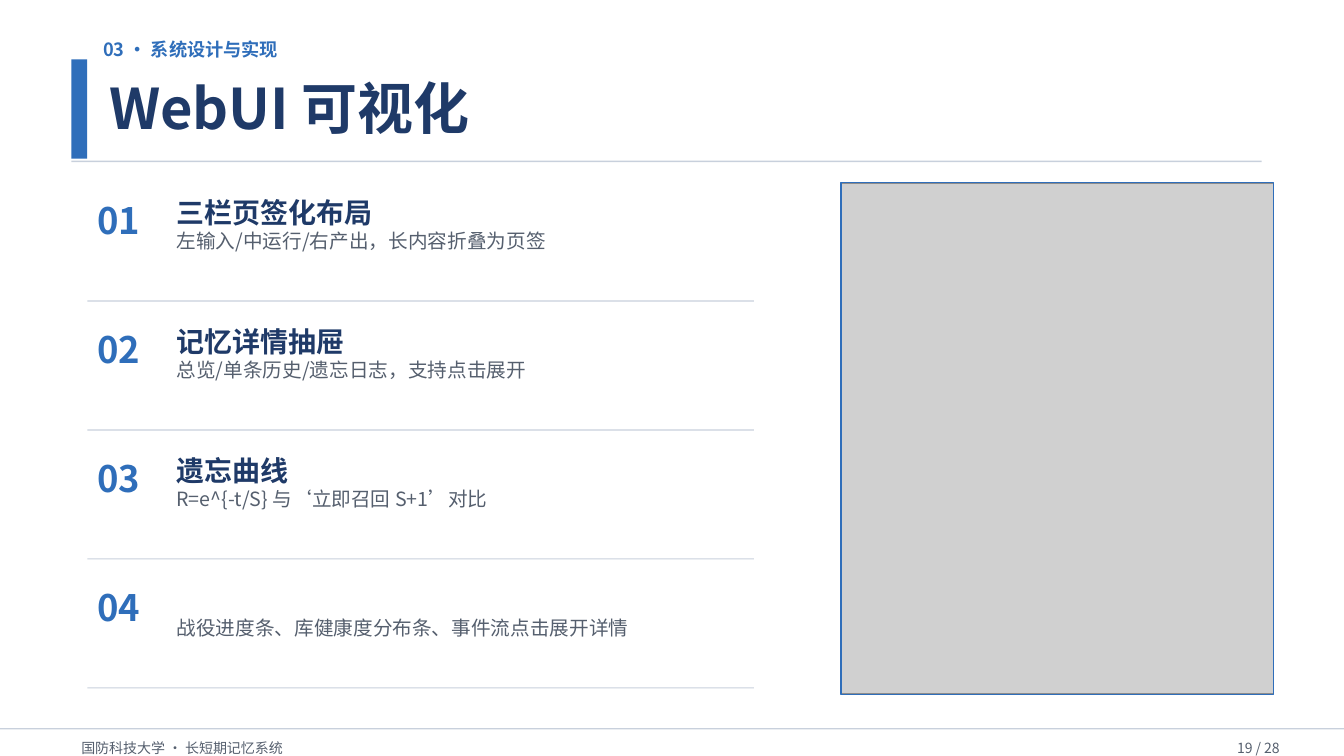
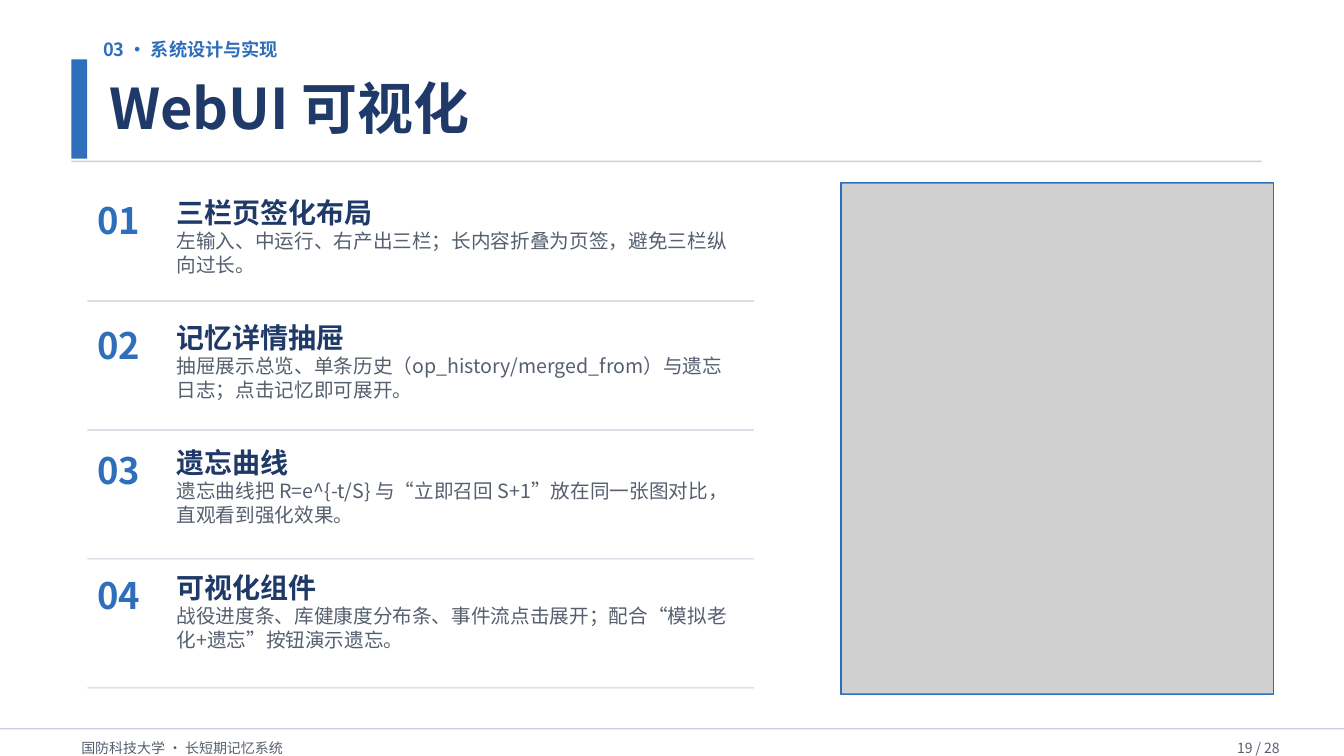
Before and after one commit to Outer-nebula-observer/yz-03, a slide deck: slide 19 of 汇报PPT/最终汇报成果.pptx. Drawn at 1344x756 pixels with LibreOffice and Linux fonts; fonts in the diff are those of the drawing; grey boxes stand for pictures. Boxes give left, top, right and bottom in pixels: in the first picture for what was removed or moved away, otherwise in the second. Text is boxed around its words. In the diff, an @@ line names an element or a change of style, - is before the commit and + after.

```diff
--- a/汇报PPT/最终汇报成果.pptx
+++ b/汇报PPT/最终汇报成果.pptx
@@ text at bbox=[177, 231, 727, 274]: text changed @@
-左输入/中运行/右产出，长内容折叠为页签
+左输入、中运行、右产出三栏；长内容折叠为页签，避免三栏纵向过长。
@@ text "02": place and size @@
-text "02" at bbox=[97, 335, 140, 364]
+text "02" at bbox=[97, 331, 140, 360]
@@ text "记忆详情抽屉": place and size @@
-text "记忆详情抽屉" at bbox=[177, 328, 345, 355]
+text "记忆详情抽屉" at bbox=[177, 324, 345, 351]
@@ text at bbox=[177, 356, 723, 400]: text changed @@
-总览/单条历史/遗忘日志，支持点击展开
+抽屉展示总览、单条历史（op_history/merged_from）与遗忘日志；点击记忆即可展开。
@@ text "03": place and size @@
-text "03" at bbox=[97, 464, 140, 493]
+text "03" at bbox=[97, 456, 140, 485]
@@ text "遗忘曲线": place and size @@
-text "遗忘曲线" at bbox=[177, 457, 289, 484]
+text "遗忘曲线" at bbox=[177, 449, 289, 476]
@@ text at bbox=[177, 481, 728, 524]: text changed @@
-R=e^{-t/S} 与‘立即召回 S+1’对比
+遗忘曲线把 R=e^{-t/S} 与“立即召回 S+1”放在同一张图对比，直观看到强化效果。
@@ text "04": place and size @@
-text "04" at bbox=[97, 593, 140, 622]
+text "04" at bbox=[97, 581, 140, 610]
@@ text added at bbox=[177, 574, 317, 601], 20 pt, text #1F3A68, bold @@
+可视化组件
@@ text at bbox=[177, 606, 727, 649]: text changed @@
-战役进度条、库健康度分布条、事件流点击展开详情
+战役进度条、库健康度分布条、事件流点击展开；配合“模拟老化+遗忘”按钮演示遗忘。
```
Also in this commit, not shown: 7 other slides changed.
